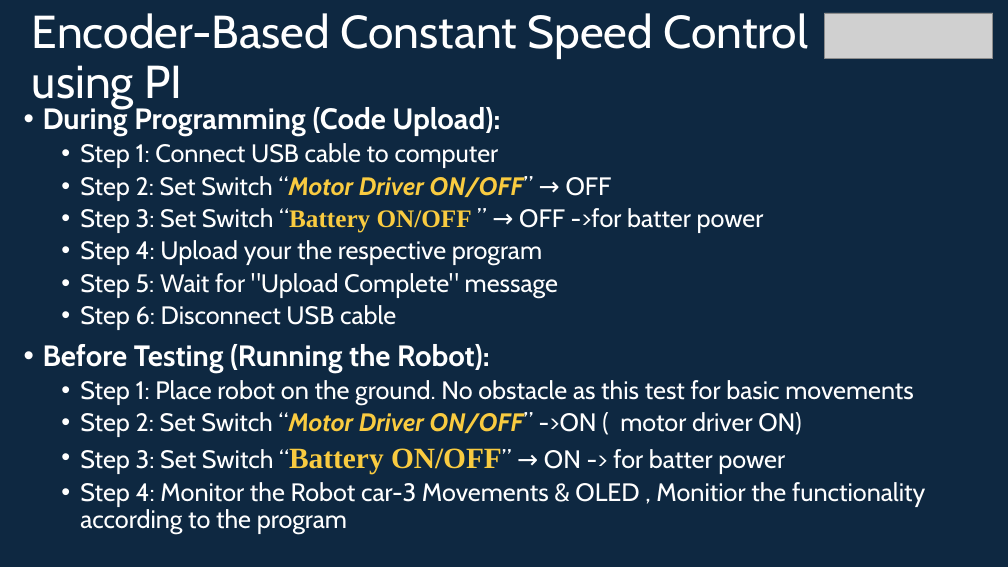
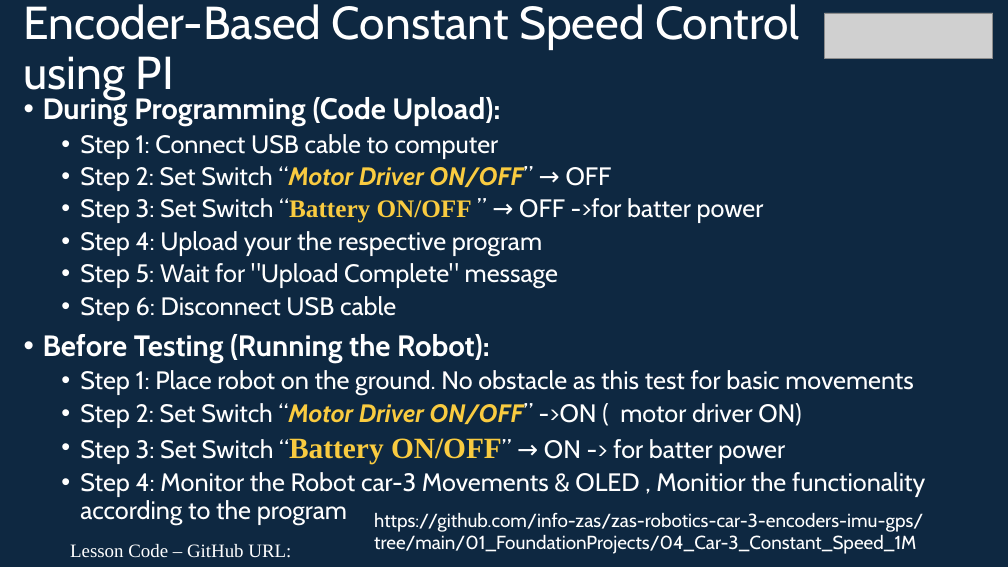
Before and after one commit to info-zas/zas-robotics-car-3-encoders-imu-gps, a slide deck: slide 23 of 01_FoundationProjects/04_Car-3_Constant_Speed_1M/04_Car-3_Constant_Speed_1M.pptx. Drawn at 1008x567 pixels with LibreOffice and Linux fonts; fonts in the diff are those of the drawing; grey boxes stand for pictures. Boxes give left, top, right and bottom in pixels: in the first picture for what was removed or moved away, otherwise in the second. Text is boxed around its words. In the diff, an @@ line names an element or a change of style, - is before the commit and + after.

Commit message:
GitHub code link Added Car-3 foundation projects: encoders, distance, GPS, MPU6050 calibration, trajectories

```diff
--- a/01_FoundationProjects/04_Car-3_Constant_Speed_1M/04_Car-3_Constant_Speed_1M.pptx
+++ b/01_FoundationProjects/04_Car-3_Constant_Speed_1M/04_Car-3_Constant_Speed_1M.pptx
@@ title "Encoder-Based Constant Speed Control using ...": place and size @@
-title "Encoder-Based Constant Speed Control using ..." at (32,13,808,109)
+title "Encoder-Based Constant Speed Control using ..." at (24,4,800,100)
@@ text "During Programming (Code Upload):": place and size @@
-text "During Programming (Code Upload):" at (43,104,925,534)
+text "During Programming (Code Upload):" at (43,94,925,525)
@@ text added at (374,513,923,554), 18 pt, text #FFFFFF @@
+https://github.com/info-zas/zas-robotics-car-3-encoders-imu-gps/tree/main/01_FoundationProjects/04_Car-3_Constant_Speed_1M
@@ text added at (70,544,291,558), 18 pt, text #FFFFFF @@
+Lesson Code – GitHub URL:
```
Also in this commit, not shown: 1 other slide changed, 6 other files.
